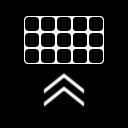
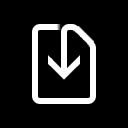
Layers edited between the first and the second (128, 128) image:
added group "レイヤーグループ #2" with 2 layers above "レイヤー #4" over [left=32, top=24, right=96, bottom=104]
added layer "レイヤー #6" in group "レイヤーグループ #2" over [left=32, top=24, right=96, bottom=104]
hid group "レイヤーグループ #1" (4 layers) over [left=24, top=16, right=104, bottom=108]
hid "レイヤー #2" over [left=43, top=72, right=85, bottom=108]
hid "レイヤー コピー" over [left=24, top=16, right=104, bottom=64]
